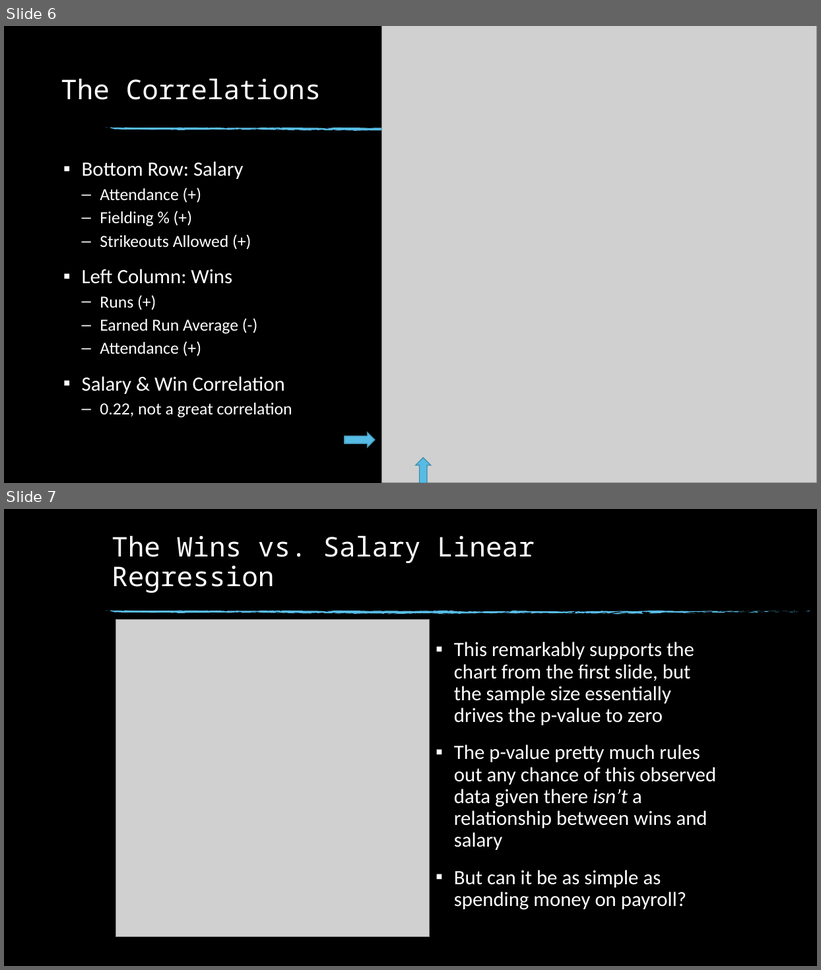
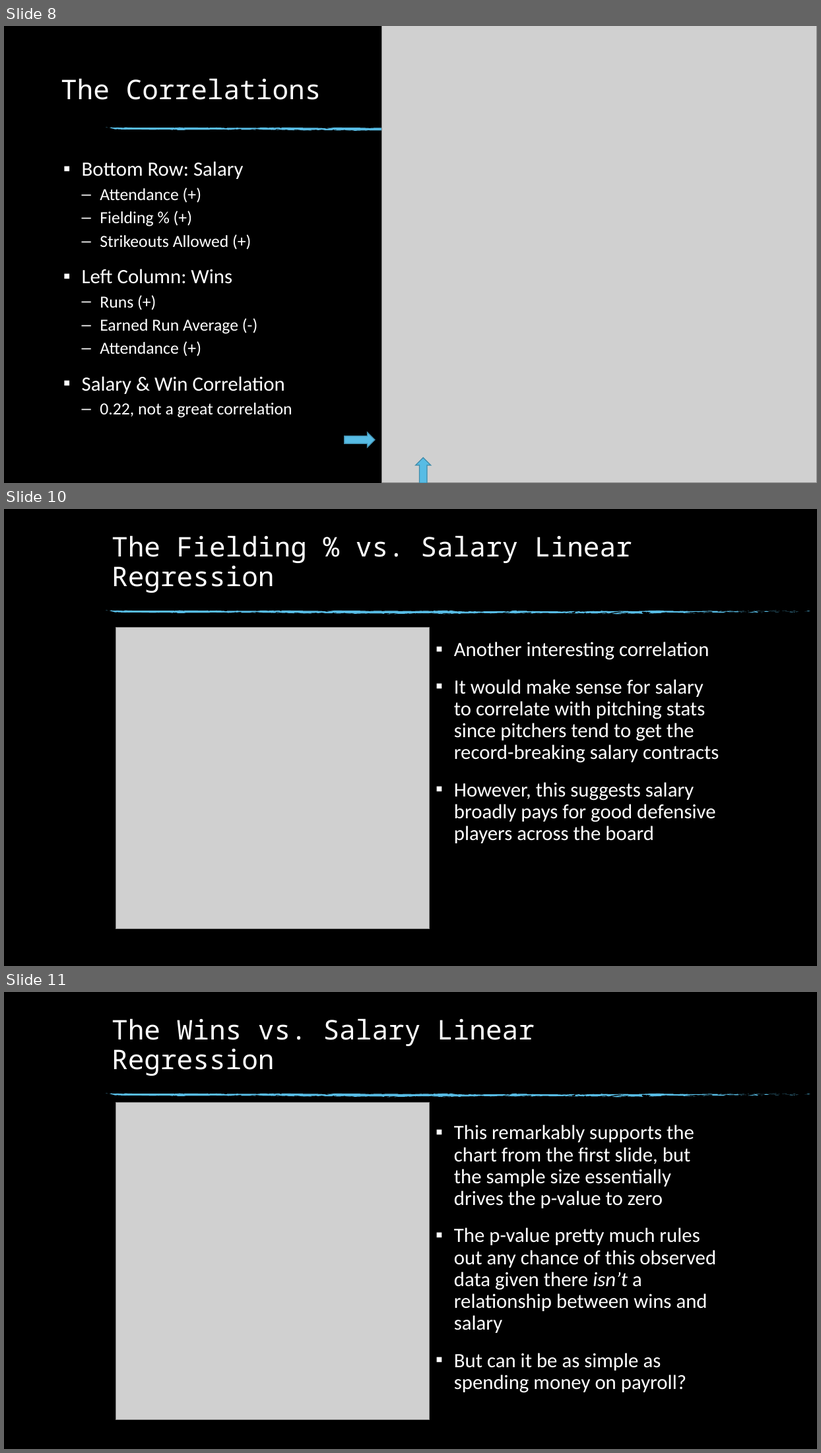
Before and after one commit to trentleslie/Springboard, a slide deck: 20.3 Data Storytelling/Data Storytelling - The Million Dollar Question.pptx. Shown one above the other, each under a label of ours: slides 6 and 7 before the commit, slides 8, 10 and 11 after it; the slides between them are not shown. The pictures are 821x970 and 821x1453 pixels, drawn with LibreOffice and Linux fonts; fonts in the diff are those of the drawing; grey boxes stand for pictures; background and template pictures are left out. Boxes give left, top, right and bottom in pixels: in the first picture for what was removed or moved away, otherwise in the second. Text is boxed around its words. In the diff, an @@ line names an element or a change of style, - is before the commit and + after.

```diff
--- a/20.3 Data Storytelling/Data Storytelling - The Million Dollar Question.pptx
+++ b/20.3 Data Storytelling/Data Storytelling - The Million Dollar Question.pptx
@@ slide 10 added at bbox=[4, 509, 817, 966], background picture (left out); not listed: 74 template elements that a slide beside it also shows @@
@@ title added at bbox=[112, 535, 632, 593], 32 pt, text #FFFFFF @@
+The Fielding % vs. Salary Linear Regression
@@ picture added at bbox=[116, 627, 430, 929] @@
@@ text added at bbox=[454, 642, 719, 844], 24 pt, text #FFFFFF @@
+▪ Another interesting correlation
+▪ It would make sense for salary to correlate with pitching stats since pitchers tend to get the record-breaking salary contracts
+▪ However, this suggests salary broadly pays for good defensive players across the board
@@ what was slide 6 is now slide 8 @@
@@ what was slide 7 is now slide 11 @@
```
Also in this commit, not shown: 4 slides changed, 5 other slides added, 1 other file.
